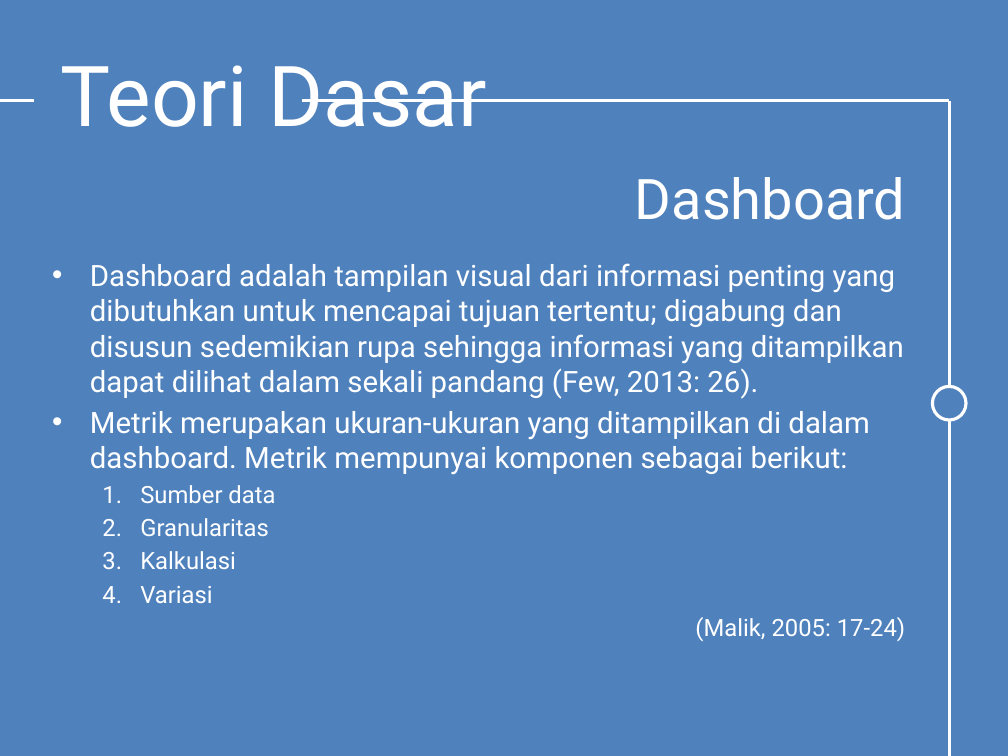
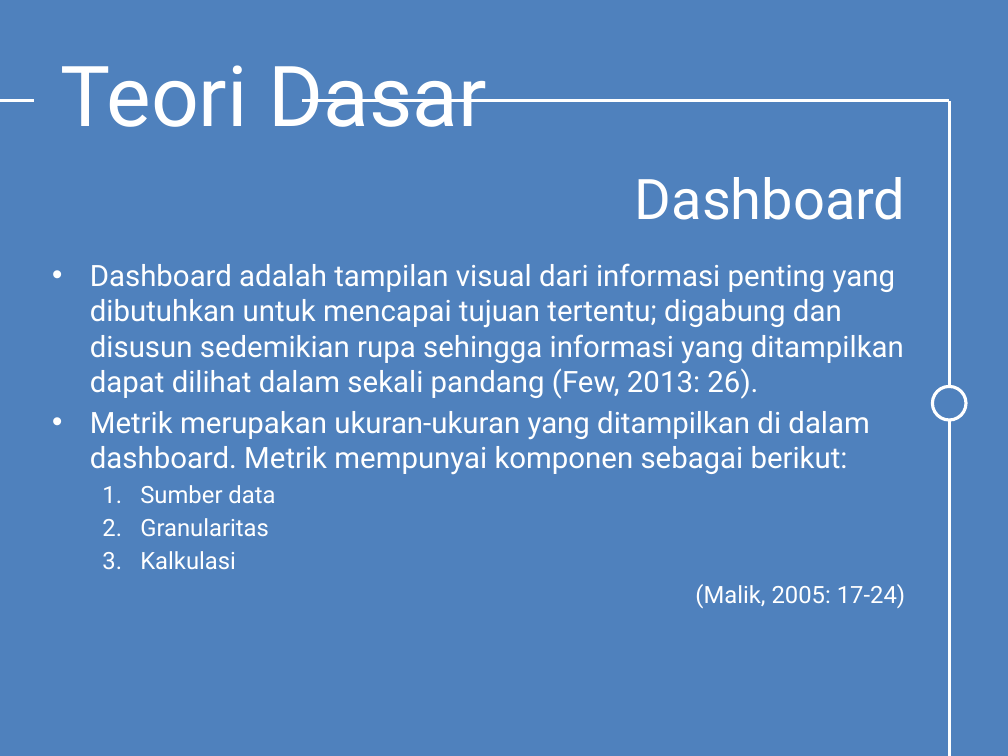
Before and after one commit to emfatoni/dashboard_pestle, a slide deck: slide 12 of dokumen/Slide Sidang.pptx. Drawn at 1008x756 pixels with LibreOffice and Linux fonts; fonts in the diff are those of the drawing. Boxes give left, top, right and bottom in pixels: in the first picture for what was removed or moved away, otherwise in the second. Text is boxed around its words. In the diff, an @@ line names an element or a change of style, - is before the commit and + after.

```diff
--- a/dokumen/Slide Sidang.pptx
+++ b/dokumen/Slide Sidang.pptx
@@ text at bbox=[140, 586, 212, 603]: paragraph removed @@
-  4. Variasi
```
Also in this commit, not shown: 2 other slides changed, 1 slide added, 1 slide removed.
